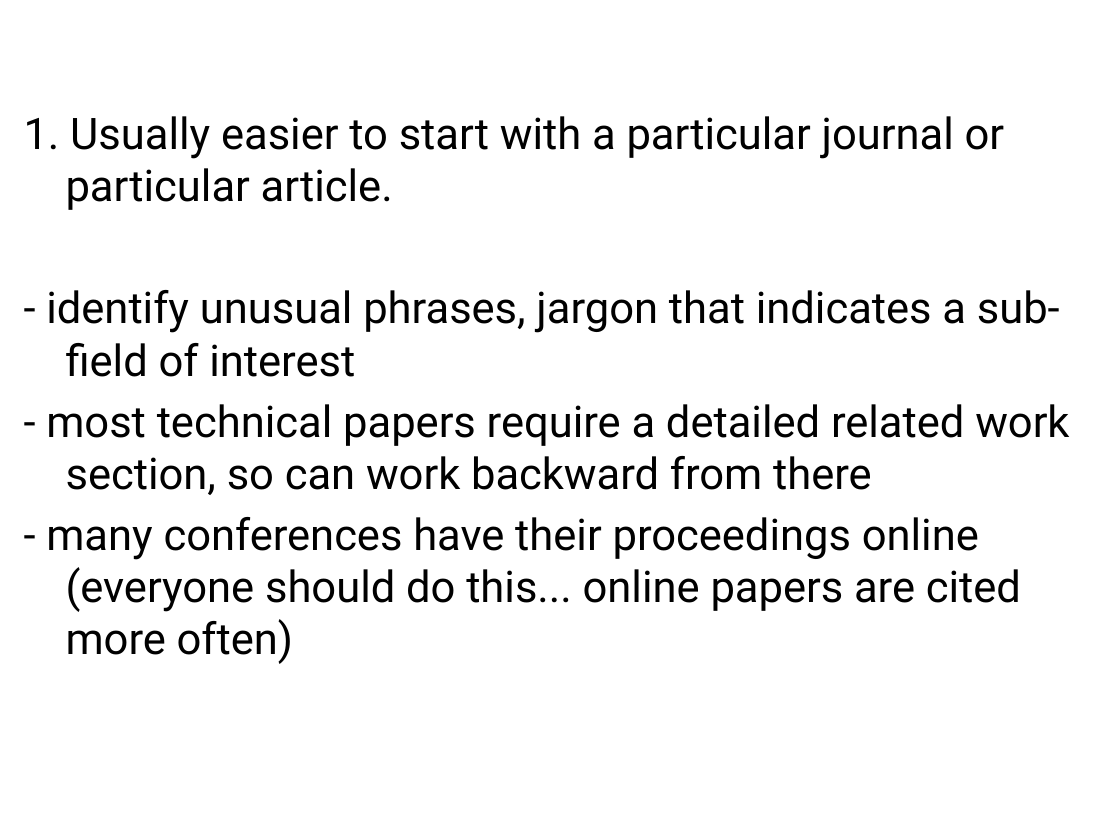
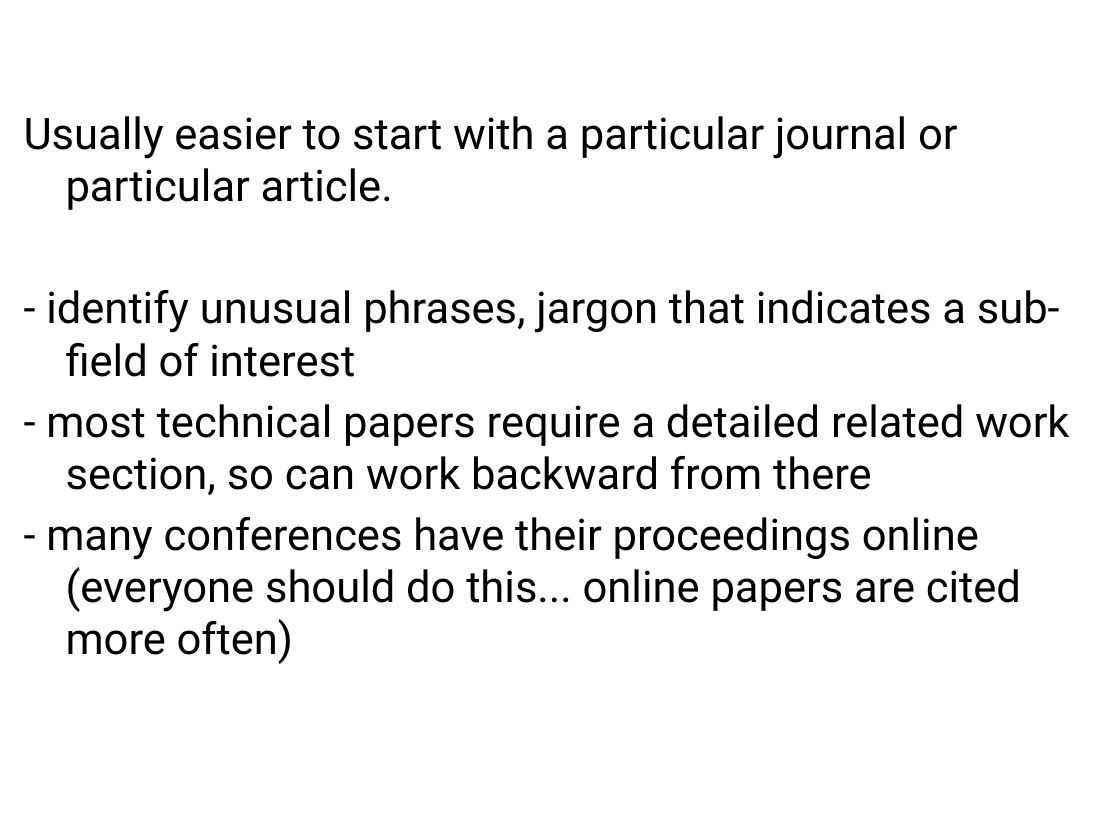
Before and after one commit to angusforbes/mat200c, a slide deck: slide 3 of slides/week2_day2.pptx. Drawn at 1120x840 pixels with LibreOffice and Linux fonts; fonts in the diff are those of the drawing. Boxes give left, top, right and bottom in pixels: in the first picture for what was removed or moved away, otherwise in the second. Text is boxed around its words. In the diff, an @@ line names an element or a change of style, - is before the commit and + after.

```diff
--- a/slides/week2_day2.pptx
+++ b/slides/week2_day2.pptx
@@ text at box(24, 116, 958, 210): text changed @@
-1. Usually easier to start with a particular journal or particular article.
+Usually easier to start with a particular journal or particular article.
```
Also in this commit, not shown: 2 other slides changed, 1 slide added, 1 other file.
